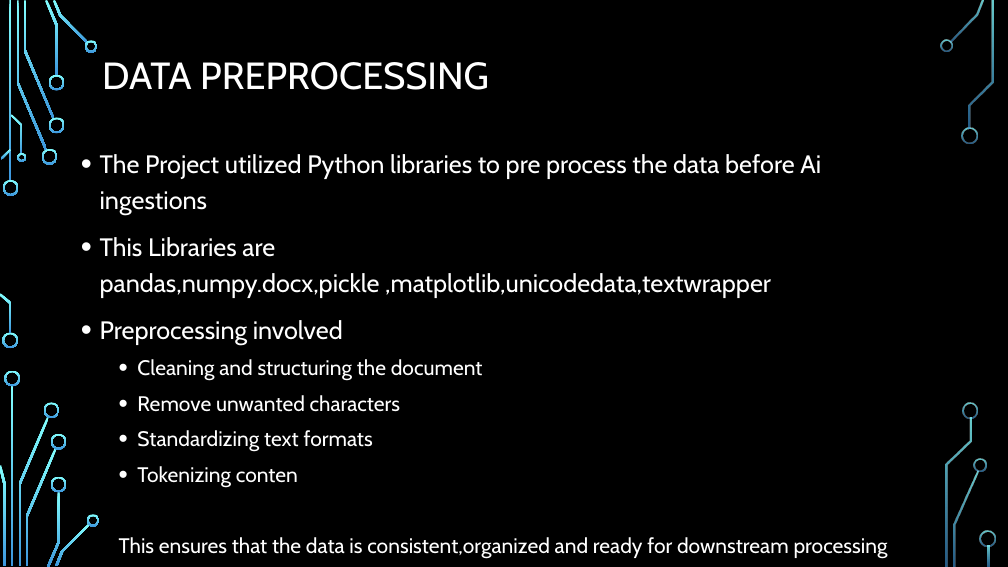
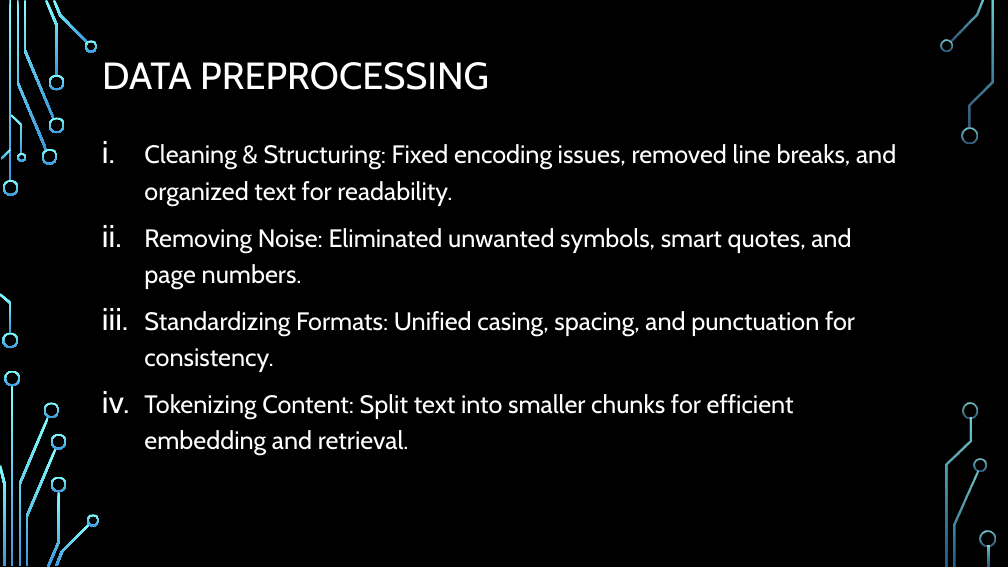
Before and after one commit to jodida01/Group_5_Capstone_Project, a slide deck: slide 7 of Presentation.pptx. Drawn at 1008x567 pixels with LibreOffice and Linux fonts; fonts in the diff are those of the drawing; background and template pictures are left out. Boxes give left, top, right and bottom in pixels: in the first picture for what was removed or moved away, otherwise in the second. Text is boxed around its words. In the diff, an @@ line names an element or a change of style, - is before the commit and + after.

```diff
--- a/Presentation.pptx
+++ b/Presentation.pptx
@@ text added at [144,144,896,455], 24 pt, text #FFFFFF @@
+i. Cleaning & Structuring: Fixed encoding issues, removed line breaks, and organized text for readability.
+ii. Removing Noise: Eliminated unwanted symbols, smart quotes, and page numbers.
+iii. Standardizing Formats: Unified casing, spacing, and punctuation for consistency.
+iv. Tokenizing Content: Split text into smaller chunks for efficient embedding and retrieval.
@@ text removed at [100,154,888,559] @@
-• The Project utilized Python libraries to pre process the data before Ai ingestions
-• This Libraries are pandas,numpy.docx,pickle ,matplotlib,unicodedata,textwrapper
-• Preprocessing involved
-  • Cleaning and structuring the document
-  • Remove unwanted characters
-  • Standardizing text formats
-  • Tokenizing conten
-  This ensures that the data is consistent,organized and ready for downstream processing
```
Also in this commit, not shown: 4 other slides changed, 3 other files.
